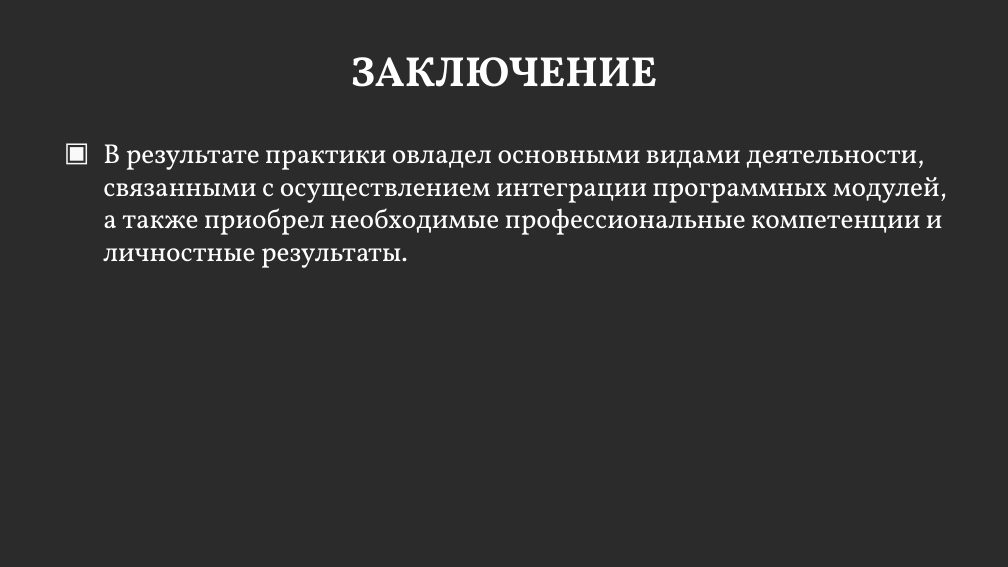
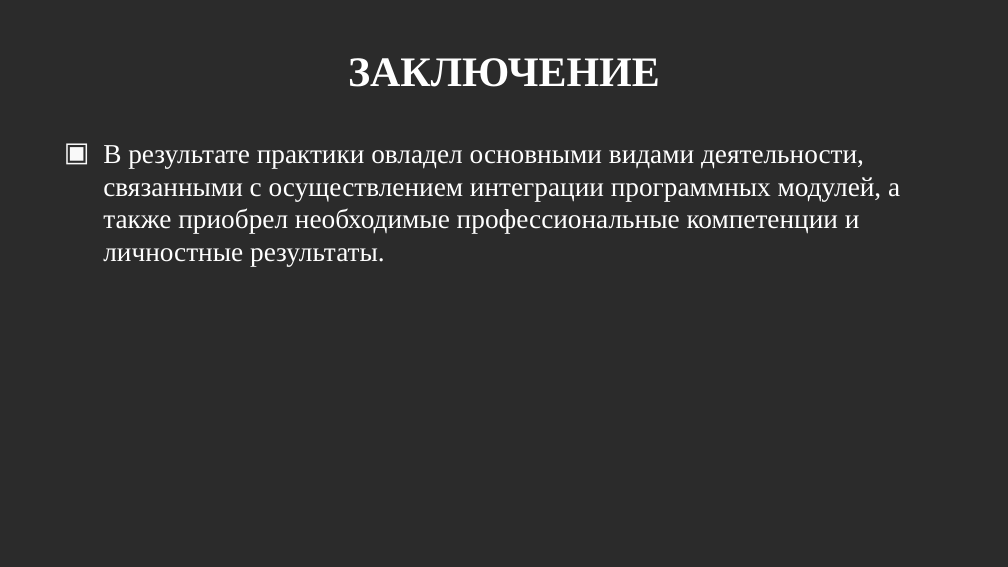
Before and after one commit to MaksimPoliackov/Practice_PM02, a slide deck: slide 16 of Документация/Отчет Поляков М.Е.pptx (slide 17 before the commit). Drawn at 1008x567 pixels with LibreOffice and Linux fonts; fonts in the diff are those of the drawing; background and template pictures are left out; a plain dark background stands for a picture behind light text. Boxes give left, top, right and bottom in pixels: in the first picture for what was removed or moved away, otherwise in the second. Text is boxed around its words. In the diff, an @@ line names an element or a change of style, - is before the commit and + after.

```diff
--- a/Документация/Отчет Поляков М.Е.pptx
+++ b/Документация/Отчет Поляков М.Е.pptx
@@ title "ЗАКЛЮЧЕНИЕ" at (x1=348, y1=58, x2=660, y2=87): font Vollkorn to Times New Roman @@
@@ text "В результате практики овладел основными ..." at (x1=103, y1=145, x2=900, y2=266): font Vollkorn to Times New Roman @@
```
Also in this commit, not shown: 15 other slides changed, 1 slide removed, 1 other file.
